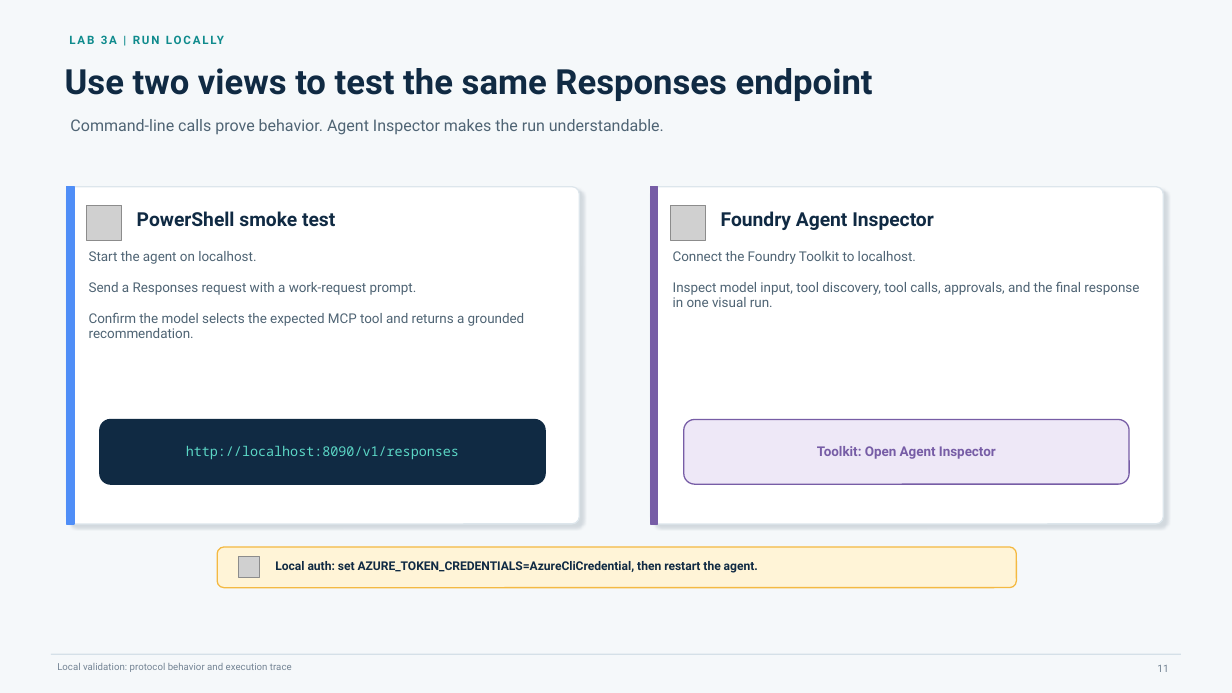
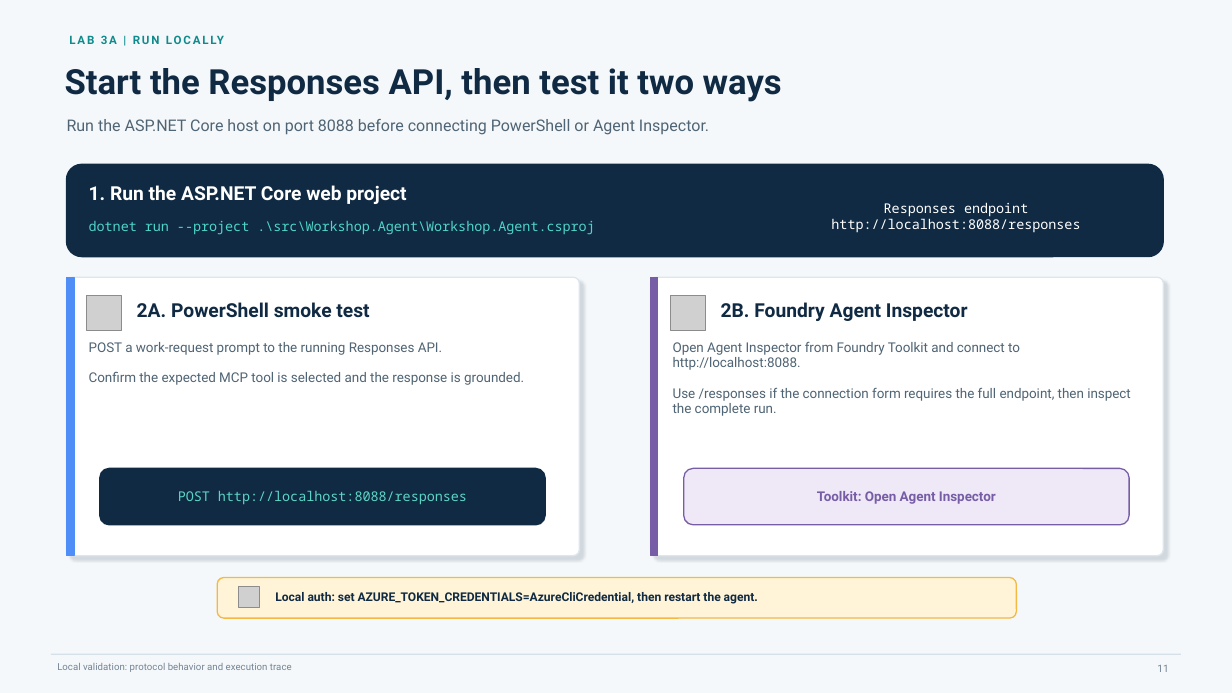
Before and after one commit to yurilausberg/foundry-apim-mcp-workshop, a slide deck: slide 11 of docs/foundry-apim-mcp-workshop.pptx. Drawn at 1232x693 pixels with LibreOffice and Linux fonts; fonts in the diff are those of the drawing; grey boxes stand for pictures. Boxes give left, top, right and bottom in pixels: in the first picture for what was removed or moved away, otherwise in the second. Text is boxed around its words. In the diff, an @@ line names an element or a change of style, - is before the commit and + after.

```diff
--- a/docs/foundry-apim-mcp-workshop.pptx
+++ b/docs/foundry-apim-mcp-workshop.pptx
@@ text at (x1=65, y1=68, x2=782, y2=102): text changed @@
-Use two views to test the same Responses endpoint
+Start the Responses API, then test it two ways
@@ text at (x1=67, y1=119, x2=709, y2=135): text changed @@
-Command-line calls prove behavior. Agent Inspector makes the run understandable.
+Run the ASP.NET Core host on port 8088 before connecting PowerShell or Agent Inspector.
@@ rounded rectangle added at (x1=67, y1=165, x2=1164, y2=257), fill #102A43, outline #102A43 1 pt @@
@@ picture removed at (x1=87, y1=205, x2=122, y2=240) @@
@@ text added at (x1=89, y1=185, x2=406, y2=204), 15 pt, text #FFFFFF, bold @@
+1. Run the ASP.NET Core web project
@@ picture removed at (x1=671, y1=205, x2=706, y2=240) @@
@@ text added at (x1=831, y1=202, x2=1080, y2=233), 10.5 pt, text #FFFFFF @@
+Responses endpoint
+http://localhost:8088/responses
@@ text added at (x1=89, y1=221, x2=594, y2=235), 10.5 pt, text #4DD6C9 @@
+dotnet run --project .\src\Workshop.Agent\Workshop.Agent.csproj
@@ rounded rectangle resized from (x1=67, y1=187, x2=579, y2=524) to (x1=67, y1=277, x2=579, y2=555) @@
@@ rectangle resized from (x1=67, y1=187, x2=74, y2=524) to (x1=67, y1=277, x2=74, y2=555) @@
@@ picture added at (x1=87, y1=296, x2=122, y2=331) @@
@@ rounded rectangle resized from (x1=651, y1=187, x2=1164, y2=524) to (x1=651, y1=277, x2=1164, y2=555) @@
@@ rectangle resized from (x1=651, y1=187, x2=658, y2=524) to (x1=651, y1=277, x2=658, y2=555) @@
@@ picture added at (x1=671, y1=296, x2=706, y2=331) @@
@@ text at (x1=137, y1=302, x2=369, y2=317): text changed @@
-PowerShell smoke test
+2A. PowerShell smoke test
@@ text at (x1=721, y1=302, x2=968, y2=321): text changed @@
-Foundry Agent Inspector
+2B. Foundry Agent Inspector
@@ text at (x1=89, y1=342, x2=524, y2=385): text changed @@
-Start the agent on localhost.
-Send a Responses request with a work-request prompt.
-Confirm the model selects the expected MCP tool and returns a grounded recommendation.
+POST a work-request prompt to the running Responses API.
+Confirm the expected MCP tool is selected and the response is grounded.
@@ text at (x1=673, y1=342, x2=1131, y2=416): text changed @@
-Connect the Foundry Toolkit to localhost.
-Inspect model input, tool discovery, tool calls, approvals, and the final response in one visual run.
+Open Agent Inspector from Foundry Toolkit and connect to http://localhost:8088.
+Use /responses if the connection form requires the full endpoint, then inspect the complete run.
@@ rounded rectangle resized from (x1=100, y1=420, x2=545, y2=484) to (x1=100, y1=469, x2=545, y2=525) @@
@@ rounded rectangle resized from (x1=684, y1=420, x2=1129, y2=484) to (x1=684, y1=469, x2=1129, y2=525) @@
@@ text at (x1=178, y1=491, x2=467, y2=504): text changed @@
-http://localhost:8090/v1/responses
+POST http://localhost:8088/responses
@@ text "Toolkit: Open Agent Inspector" moved from (x1=817, y1=446, x2=996, y2=459) to (x1=817, y1=491, x2=996, y2=504) @@
@@ picture removed at (x1=238, y1=556, x2=260, y2=578) @@
@@ rounded rectangle moved from (x1=217, y1=547, x2=1017, y2=588) to (x1=217, y1=578, x2=1017, y2=618) @@
@@ picture added at (x1=238, y1=587, x2=260, y2=608) @@
@@ text "Local auth: set AZURE_TOKEN_CREDENTIALS=AzureCliCredential,  ..." moved from (x1=275, y1=561, x2=758, y2=573) to (x1=275, y1=592, x2=758, y2=604) @@
```
